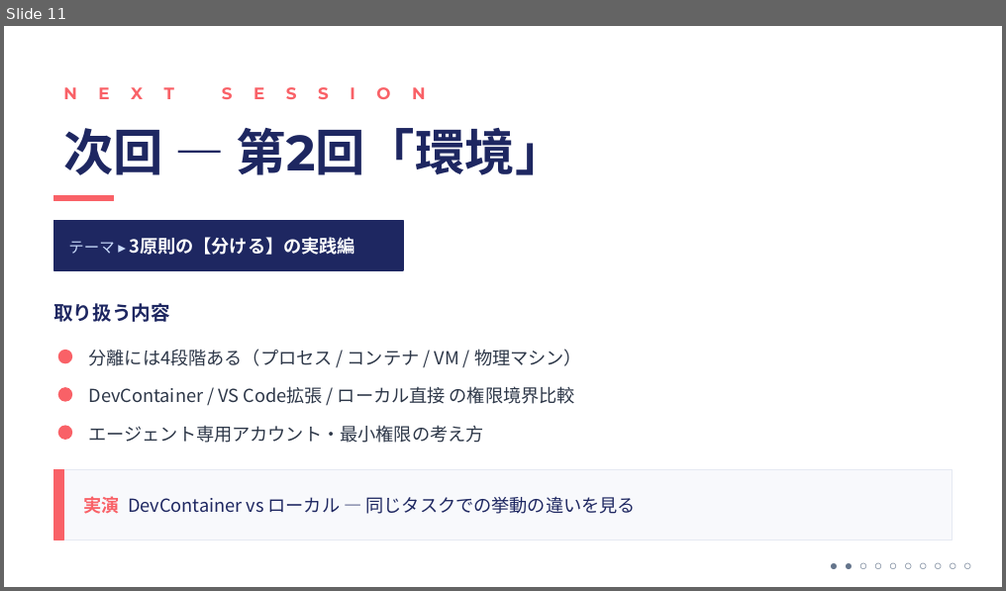
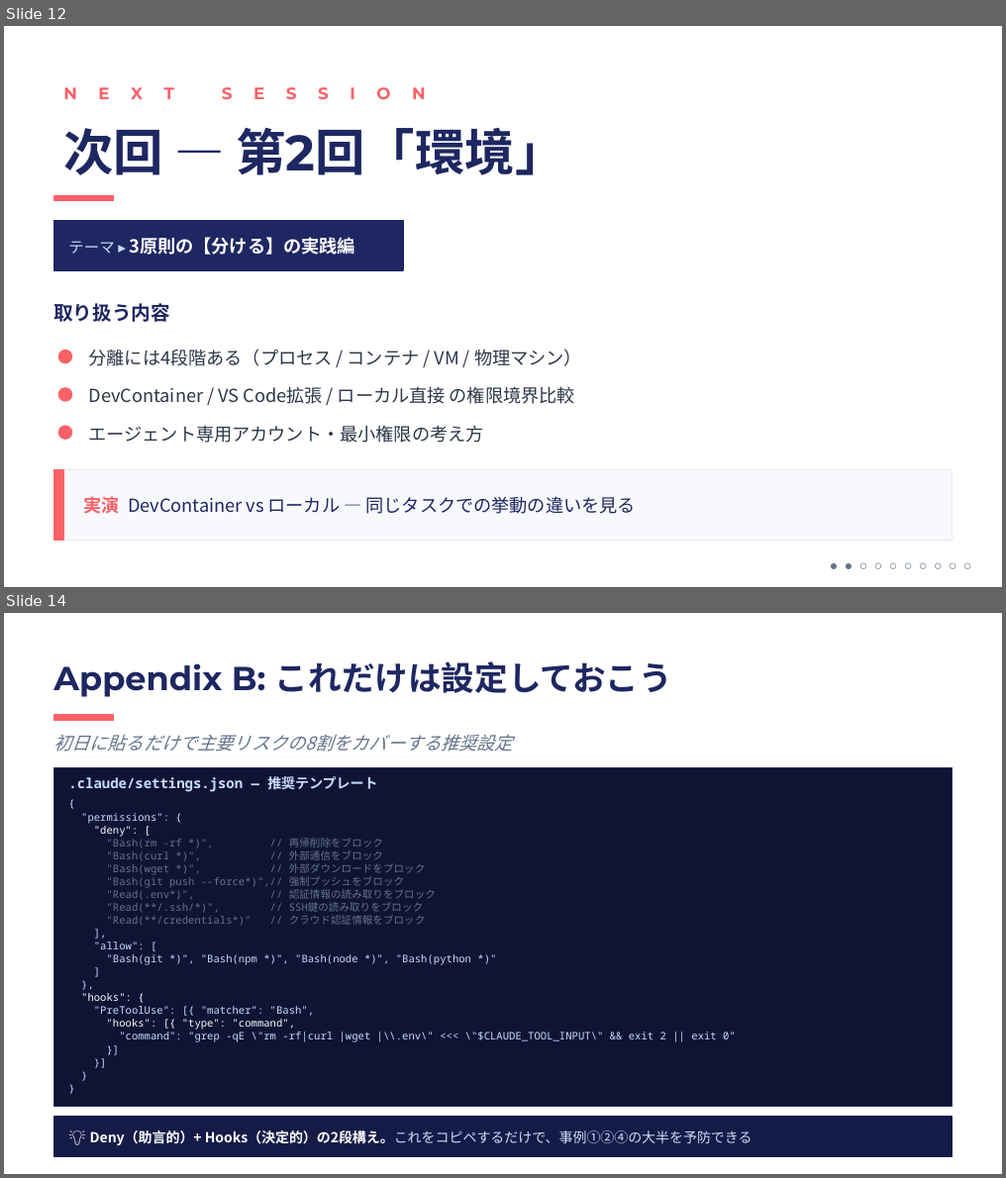
Before and after one commit to ktsuchida11/ClaudeWorkshop, a slide deck: session1/session1_full.pptx. Shown one above the other, each under a label of ours: slide 11 before the commit, slides 12 and 14 after it; the slides between them are not shown. The pictures are 1006x591 and 1006x1178 pixels, drawn with LibreOffice and Linux fonts; fonts in the diff are those of the drawing. Boxes give left, top, right and bottom in pixels: in the first picture for what was removed or moved away, otherwise in the second. Text is boxed around its words. In the diff, an @@ line names an element or a change of style, - is before the commit and + after.

```diff
--- a/session1/session1_full.pptx
+++ b/session1/session1_full.pptx
@@ slide 14 added at [4,613,1002,1174], background #FFFFFF @@
@@ text added at [54,662,672,697], 24 pt, text #1E2761, bold @@
+Appendix B: これだけは設定しておこう
@@ rectangle added at [54,715,114,720], fill #F96167, outline #F96167 1 pt @@
@@ text added at [54,734,513,752], 13 pt, text #64748B, italic @@
+初日に貼るだけで主要リスクの8割をカバーする推奨設定
@@ rectangle added at [54,767,952,1107], fill #0F1434, outline #2A2F5A 0.75 pt @@
@@ text added at [68,776,377,792], 10 pt, text #CADCFC, bold @@
+.claude/settings.json ― 推奨テンプレート
@@ text added at [81,813,736,1043], 7.5 pt, text #64748B @@
+{
+"permissions": {
+"deny": [
+"Bash(rm -rf *)", // 再帰削除をブロック
+"Bash(curl *)", // 外部通信をブロック
+"Bash(wget *)", // 外部ダウンロードをブロック
+"Bash(git push --force*)",// 強制プッシュをブロック
+"Read(.env*)", // 認証情報の読み取りをブロック
+"Read(**/.ssh/*)", // SSH鍵の読み取りをブロック
+"Read(**/credentials*)" // クラウド認証情報をブロック
+],
+"allow": [
+"Bash(git *)", "Bash(npm *)", "Bash(node *)", "Bash(python *)"
+]
+},
+"hooks": {
+"PreToolUse": [{ "matcher": "Bash",
+"hooks": [{ "type": "command",
+"command": "grep -qE \"rm -rf|curl |wget |\\.env\" <<< \"$CLAUDE_TOOL_INPUT\" && exit 2 || exit 0"
+}]
+}]
+}
+}
@@ rectangle added at [54,1117,952,1157], fill #151B47, outline #151B47 1 pt @@
@@ text added at [90,1131,752,1146], 10 pt, text #FFFFFF @@
+💡 Deny（助言的）+ Hooks（決定的）の2段構え。これをコピペするだけで、事例①②④の大半を予防できる
@@ what was slide 11 is now slide 12 @@
```
Also in this commit, not shown: 2 slides changed, 3 other slides added.
